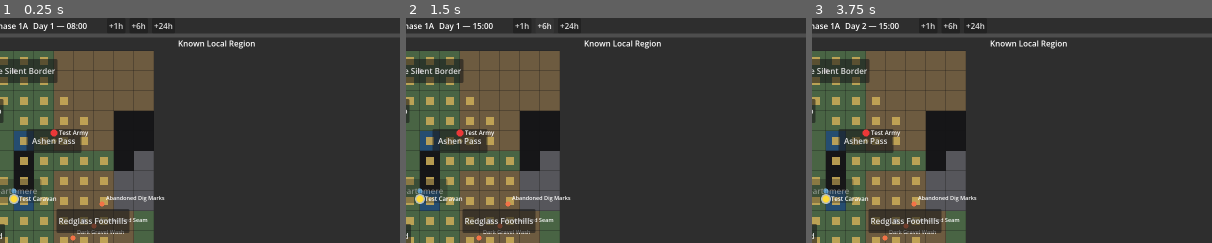
Above: before the commit, frames 1-3 (left to right).
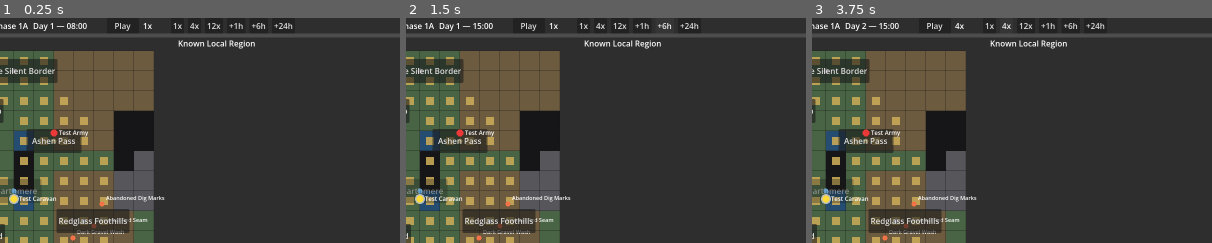
Above: after the commit, the same moments.

Repository: r3xj/axiom-prototype
Game: Godot game, scene res://scenes/Main.tscn
Same seed, same stepped clock (60 frames per second), same inputs: the game is played once before the commit and once after it.
Inputs (mouse positions are % of the whole screen's width and height, from its top left):
- Up to frame 1 (0.25 s): no input
- Up to frame 2 (1.5 s): click "+1h" at 0.5 s; click "+6h" at 1.25 s
- Up to frame 3 (3.75 s): click (33, 2) at 2 s, where only the run after the commit has a clickable "1x"; click "+24h" at 2.75 s; click (35, 2) at 3.5 s, where only the run after the commit has a clickable "4x"
The pictures show only the part of the screen within x 11-61%, y 0-50%; the shares and areas given below are measured in that part.

The runs differ from the first frame. In frame 1, 0.5% of the frame differs, in the area x 27-74%, y 2-6%; in frame 2, 0.5%; in frame 3, 0.5%.

Commit message:
Tie strategic movement to simulation time

Diff:
--- a/scripts/Main.gd
+++ b/scripts/Main.gd
@@ -7,6 +7,8 @@
 var _suppress_refresh: bool = false
 
 var time_label: Label
+var playback_button: Button
+var speed_label: Label
 var info_title: Label
 var info_body: Label
 var economy_body: Label
@@ -37,6 +39,7 @@
 	StrategicMap.entity_changed.connect(_on_strategic_map_changed)
 	StrategicMap.selected_entity_changed.connect(_on_strategic_map_changed)
 	SimClock.hours_advanced.connect(_on_hours_advanced)
+	SimClock.playback_changed.connect(_on_playback_changed)
 
 	EventBus.add_event("Scenario started. Hearthmere surveys its known surroundings.")
 	_refresh_all_ui()
@@ -49,6 +52,10 @@
 
 func _on_hours_advanced() -> void:
 	_refresh_all_ui()
+
+
+func _on_playback_changed() -> void:
+	_refresh_playback_controls()
 
 
 func _on_strategic_map_changed() -> void:
@@ -98,6 +105,30 @@
 	time_label = Label.new()
 	time_label.custom_minimum_size = Vector2(140, 0)
 	top_bar_content.add_child(time_label)
+
+	playback_button = Button.new()
+	playback_button.custom_minimum_size = Vector2(64, 0)
+	playback_button.pressed.connect(Callable(SimClock, "toggle_paused"))
+	top_bar_content.add_child(playback_button)
+
+	speed_label = Label.new()
+	speed_label.custom_minimum_size = Vector2(48, 0)
+	top_bar_content.add_child(speed_label)
+
+	var speed_1x_button := Button.new()
+	speed_1x_button.text = "1x"
+	speed_1x_button.pressed.connect(Callable(SimClock, "set_speed_multiplier").bind(1.0))
+	top_bar_content.add_child(speed_1x_button)
+
+	var speed_4x_button := Button.new()
+	speed_4x_button.text = "4x"
+	speed_4x_button.pressed.connect(Callable(SimClock, "set_speed_multiplier").bind(4.0))
+	top_bar_content.add_child(speed_4x_button)
+
+	var speed_12x_button := Button.new()
+	speed_12x_button.text = "12x"
+	speed_12x_button.pressed.connect(Callable(SimClock, "set_speed_multiplier").bind(12.0))
+	top_bar_content.add_child(speed_12x_button)
 
 	var advance_1h_button := Button.new()
 	advance_1h_button.text = "+1h"
@@ -405,10 +436,18 @@
 	_refresh_event_log_panel()
 	_refresh_codex_panel()
 	_refresh_map_debug_panel()
+	_refresh_playback_controls()
 
 
 func _refresh_time_label() -> void:
 	time_label.text = "Day %d — %02d:00" % [SimClock.get_day_number(), SimClock.get_hour_of_day()]
+
+
+func _refresh_playback_controls() -> void:
+	if playback_button:
+		playback_button.text = "Play" if SimClock.is_paused else "Pause"
+	if speed_label:
+		speed_label.text = "%.0fx" % SimClock.speed_multiplier
 
 
 func _refresh_region_panel() -> void:
--- a/scripts/autoload/sim_clock.gd
+++ b/scripts/autoload/sim_clock.gd
@@ -2,16 +2,54 @@
 
 signal hour_advanced(new_hour: int)
 signal hours_advanced
+signal simulation_time_advanced(delta_sim_hours: float)
+signal playback_changed
 
 const HOURS_PER_DAY: int = 24
 
 var game_hour: int = 8
+var is_paused: bool = true
+var speed_multiplier: float = 1.0
+var _pending_sim_hours: float = 0.0
+
+
+func _process(delta: float) -> void:
+	if is_paused:
+		return
+
+	var delta_sim_hours: float = delta * speed_multiplier
+	_pending_sim_hours += delta_sim_hours
+	emit_signal("simulation_time_advanced", delta_sim_hours)
+
+	while _pending_sim_hours >= 1.0:
+		_pending_sim_hours -= 1.0
+		game_hour += 1
+		emit_signal("hour_advanced", game_hour)
+		emit_signal("hours_advanced")
+
 
 func advance_hours(count: int) -> void:
 	for i in range(count):
 		game_hour += 1
+		emit_signal("simulation_time_advanced", 1.0)
 		emit_signal("hour_advanced", game_hour)
 	emit_signal("hours_advanced")
+
+
+func set_paused(paused: bool) -> void:
+	if is_paused == paused:
+		return
+	is_paused = paused
+	emit_signal("playback_changed")
+
+
+func toggle_paused() -> void:
+	set_paused(not is_paused)
+
+
+func set_speed_multiplier(multiplier: float) -> void:
+	speed_multiplier = maxf(multiplier, 0.0)
+	emit_signal("playback_changed")
 
 func get_day_number() -> int:
 	return int(floor(float(game_hour) / float(HOURS_PER_DAY))) + 1
--- a/scripts/autoload/strategic_map.gd
+++ b/scripts/autoload/strategic_map.gd
@@ -14,7 +14,7 @@
 const MOVEMENT_PROFILES: Dictionary = {
 	"caravan": {
 		"display_name": "Caravan",
-		"speed": 26.0,
+		"world_units_per_sim_hour": 26.0,
 		"terrain_costs": {
 			"plains": 1.2,
 			"forest": 3.6,
@@ -26,7 +26,7 @@
 	},
 	"army": {
 		"display_name": "Army",
-		"speed": 34.0,
+		"world_units_per_sim_hour": 34.0,
 		"terrain_costs": {
 			"plains": 1.1,
 			"forest": 2.0,
@@ -51,12 +51,16 @@
 func _ready() -> void:
 	_build_map()
 	_create_debug_entities()
-
-
-func _process(delta: float) -> void:
+	SimClock.simulation_time_advanced.connect(update_entities)
+
+
+func update_entities(delta_sim_hours: float) -> void:
+	if delta_sim_hours <= 0.0:
+		return
+
 	var changed: bool = false
 	for entity_id in entities.keys():
-		if _advance_entity(entity_id, delta):
+		if _advance_entity(entity_id, delta_sim_hours):
 			changed = true
 	if changed:
 		emit_signal("entity_changed")
@@ -146,7 +150,7 @@
 		"target_world_position": world_position,
 		"path_points": [],
 		"path_index": 0,
-		"speed": float(profile["speed"]),
+		"world_units_per_sim_hour": float(profile["world_units_per_sim_hour"]),
 		"movement_debug_logged": false,
 	}
 
@@ -334,8 +338,8 @@
 		var a: Vector2 = points[i] as Vector2
 		var b: Vector2 = points[i + 1] as Vector2
 		distance += a.distance_to(b)
-	var speed: float = maxf(float(entity["speed"]), 1.0)
-	return max(1, int(ceil(distance / speed)))
+	var world_units_per_sim_hour: float = maxf(float(entity["world_units_per_sim_hour"]), 1.0)
+	return max(1, int(ceil(distance / world_units_per_sim_hour)))
 
 
 func get_poi_world_position(poi_id: String) -> Vector2:
@@ -390,14 +394,14 @@
 	return cell.y * grid_size.x + cell.x
 
 
-func _advance_entity(entity_id: String, delta: float) -> bool:
+func _advance_entity(entity_id: String, delta_sim_hours: float) -> bool:
 	var entity: Dictionary = entities[entity_id]
 	var path_points: Array = entity["path_points"]
 	var path_index: int = int(entity["path_index"])
 	if path_points.is_empty() or path_index >= path_points.size():
 		return false
 
-	var remaining_distance: float = float(entity["speed"]) * delta
+	var remaining_distance: float = float(entity["world_units_per_sim_hour"]) * delta_sim_hours
 	var world_position: Vector2 = entity["world_position"] as Vector2
 	var starting_position: Vector2 = world_position
 
